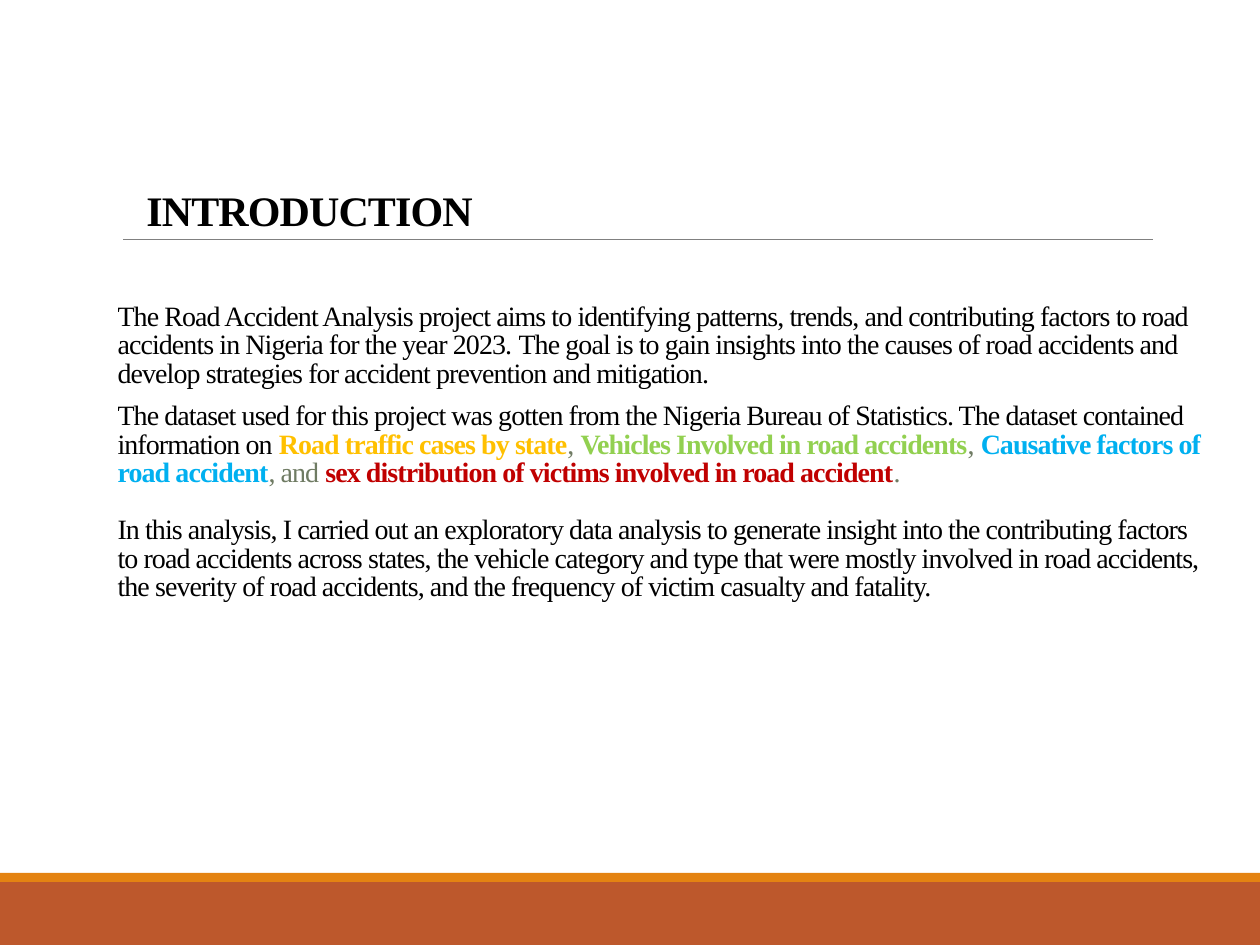
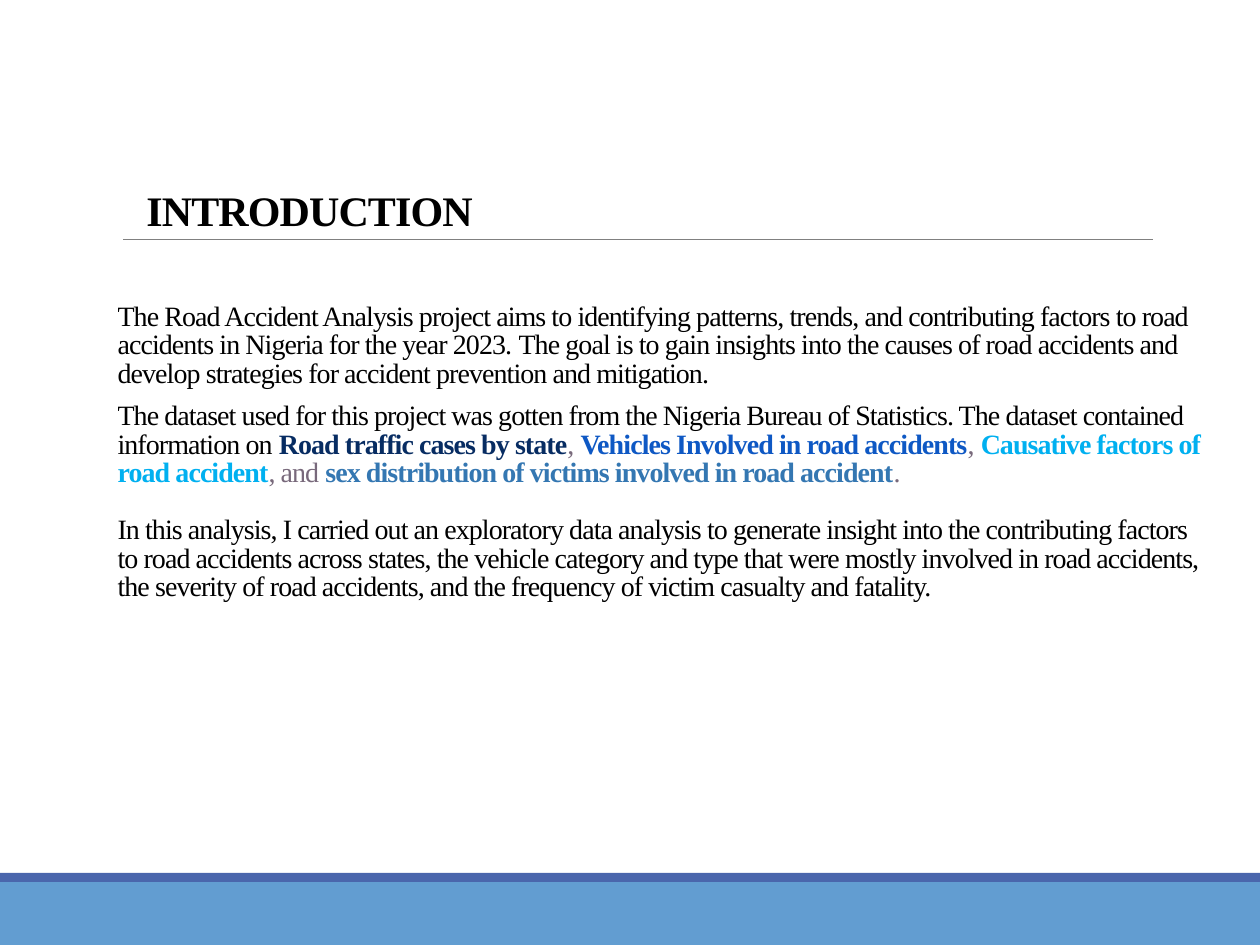
Before and after one commit to bisi-leye/RoadAccidentAnalysis, a slide deck: slide 2 of Road Accident Analysis Presentation Slides.pptx. Drawn at 1260x945 pixels with LibreOffice and Linux fonts; fonts in the diff are those of the drawing. Boxes give left, top, right and bottom in pixels: in the first picture for what was removed or moved away, otherwise in the second. Text is boxed around its words. In the diff, an @@ line names an element or a change of style, - is before the commit and + after.

```diff
--- a/Road Accident Analysis Presentation Slides.pptx
+++ b/Road Accident Analysis Presentation Slides.pptx
@@ title "The Road Accident Analysis project ..." at (118, 306, 1201, 602): text colour #FFC000 to #072C62 in "Road traffic cases by state,"; text colour #6F7B63 to #78697B in "state, accidents, accident, and accident."; text colour #92D050 to #0E58C4 in "Vehicles Involved in road accidents,"; text colour #C00000 to #3477B2 in "sex distribution of victims involved in road ..." @@
@@ rectangle at (0, 882, 1260, 945): fill #BD582C to #629DD1 @@
@@ rectangle at (0, 873, 1260, 882): fill #E48312 to #4A66AC @@
```
Also in this commit, not shown: 10 other slides changed, 1 other file.
